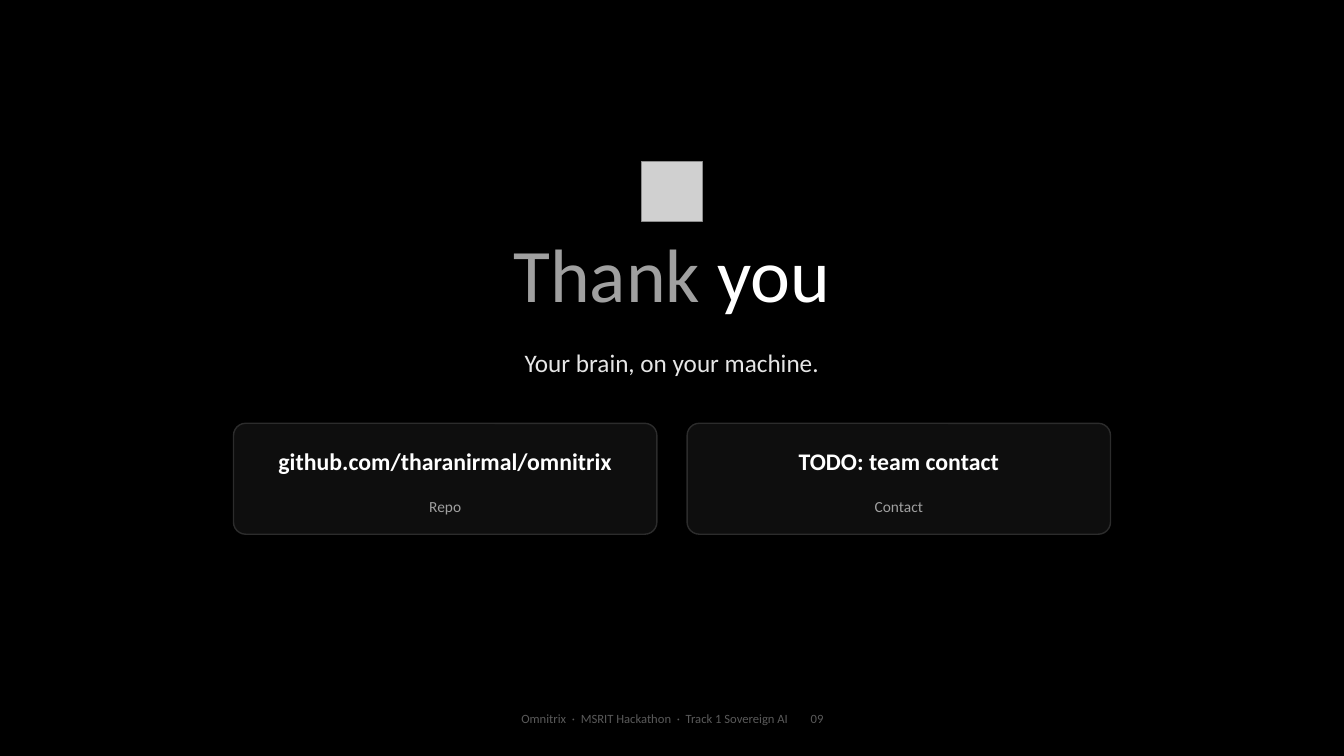
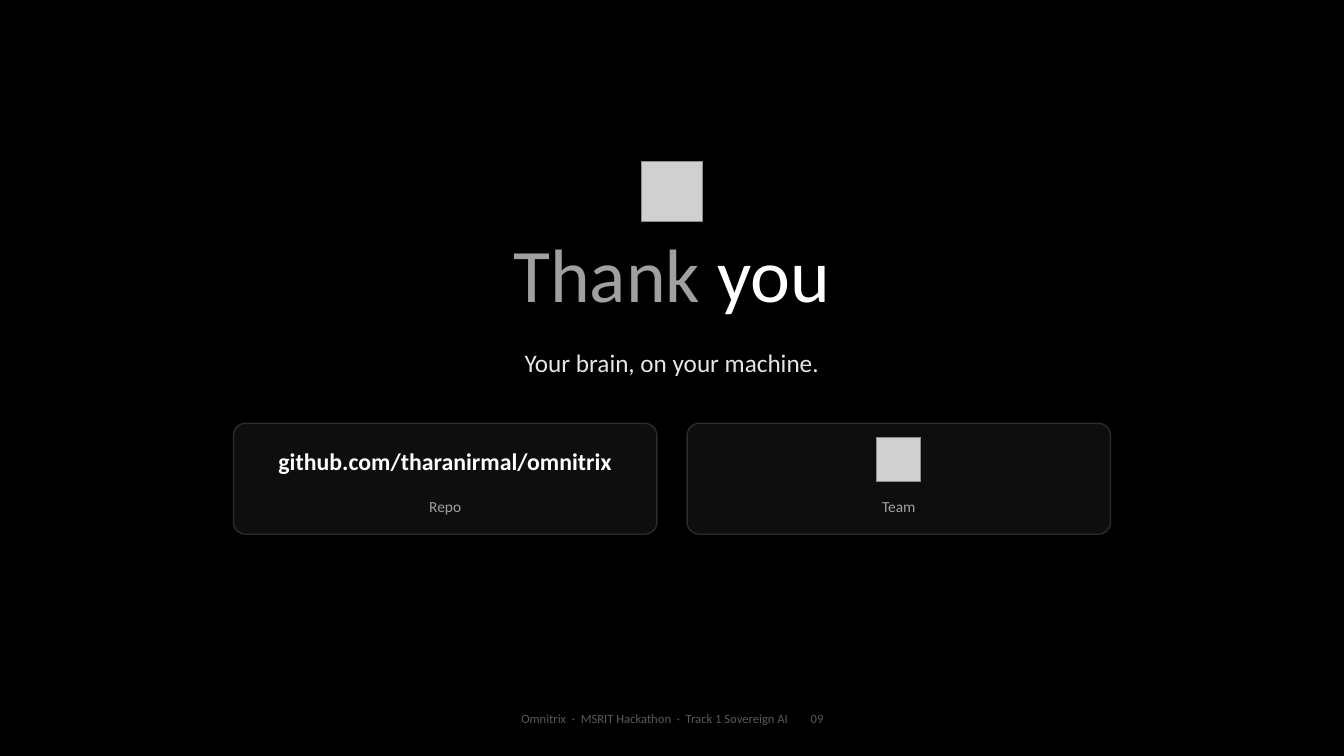
Before and after one commit to tharanirmal/omnitrix, a slide deck: slide 9 of Claude outputs/pitch-deck/omnitrix_pitch.pptx. Drawn at 1344x756 pixels with LibreOffice and Linux fonts; fonts in the diff are those of the drawing; grey boxes stand for pictures; background and template pictures are left out. Boxes give left, top, right and bottom in pixels: in the first picture for what was removed or moved away, otherwise in the second. Text is boxed around its words. In the diff, an @@ line names an element or a change of style, - is before the commit and + after.

```diff
--- a/Claude outputs/pitch-deck/omnitrix_pitch.pptx
+++ b/Claude outputs/pitch-deck/omnitrix_pitch.pptx
@@ picture added at (x1=877, y1=438, x2=922, y2=482) @@
@@ text removed at (x1=799, y1=454, x2=999, y2=470) @@
-TODO: team contact
@@ text at (x1=882, y1=502, x2=915, y2=512): text changed @@
-Contact
+Team
```
Also in this commit, not shown: 1 other slide changed, 14 other files.
